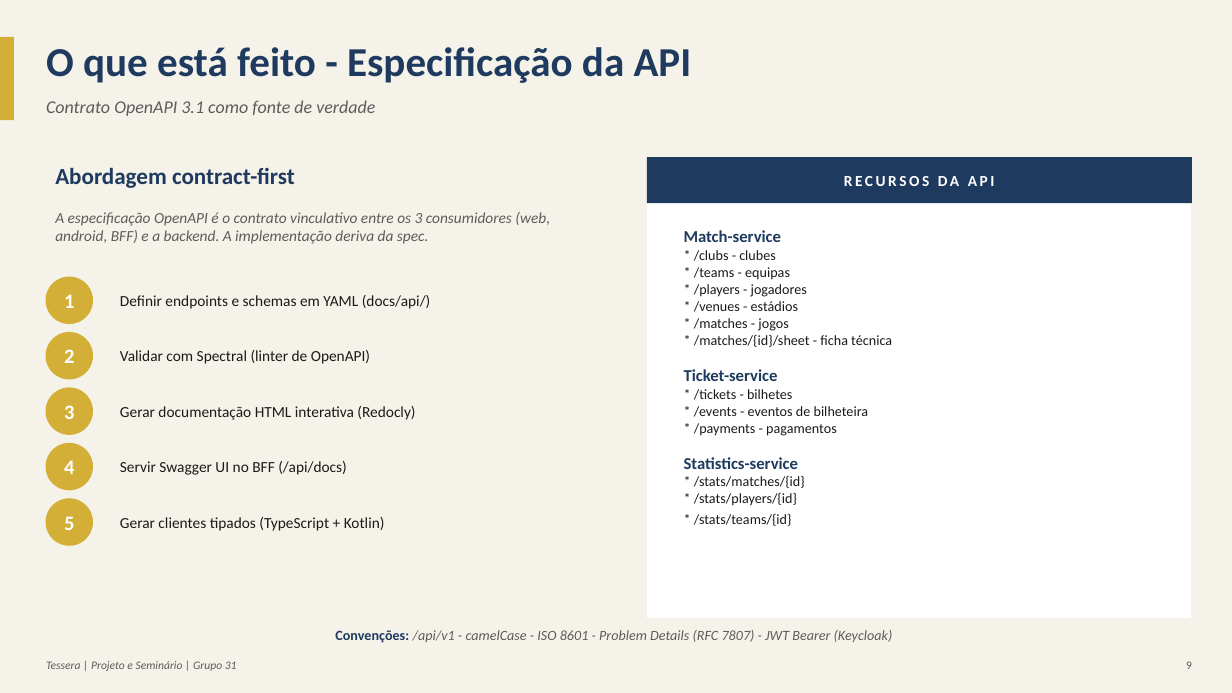
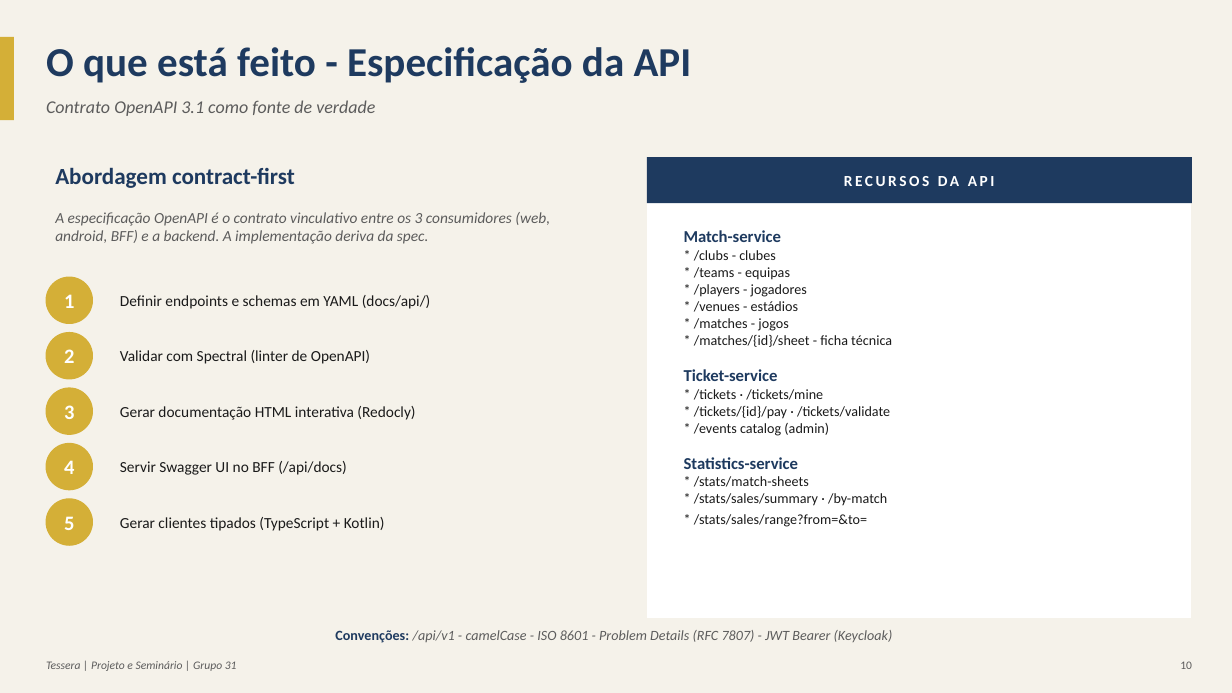
Before and after one commit to bruno-pinto-git/tessera, a slide deck: slide 10 of docs/apG31.pptx (slide 9 before the commit). Drawn at 1232x693 pixels with LibreOffice and Linux fonts; fonts in the diff are those of the drawing. Boxes give left, top, right and bottom in pixels: in the first picture for what was removed or moved away, otherwise in the second. Text is boxed around its words. In the diff, an @@ line names an element or a change of style, - is before the commit and + after.

```diff
--- a/docs/apG31.pptx
+++ b/docs/apG31.pptx
@@ text at (684,230,892,527): text changed @@
-Match-service
-* /clubs - clubes
-* /teams - equipas
-* /players - jogadores
-* /venues - estádios
-* /matches - jogos
-* /matches/{id}/sheet - ficha técnica
-Ticket-service
-* /tickets - bilhetes
-* /events - eventos de bilheteira
-* /payments - pagamentos
-Statistics-service
-* /stats/matches/{id}
-* /stats/players/{id}
-* /stats/teams/{id}
+Match-service
+* /clubs - clubes
+* /teams - equipas
+* /players - jogadores
+* /venues - estádios
+* /matches - jogos
+* /matches/{id}/sheet - ficha técnica
+Ticket-service
+* /tickets · /tickets/mine
+* /tickets/{id}/pay · /tickets/validate
+* /events catalog (admin)
+Statistics-service
+* /stats/match-sheets
+* /stats/sales/summary · /by-match
+* /stats/sales/range?from=&to=
@@ text at (1180,661,1192,669): text changed @@
-9
+10
```
Also in this commit, not shown: 7 other slides changed, 1 slide added, 1 other file.
